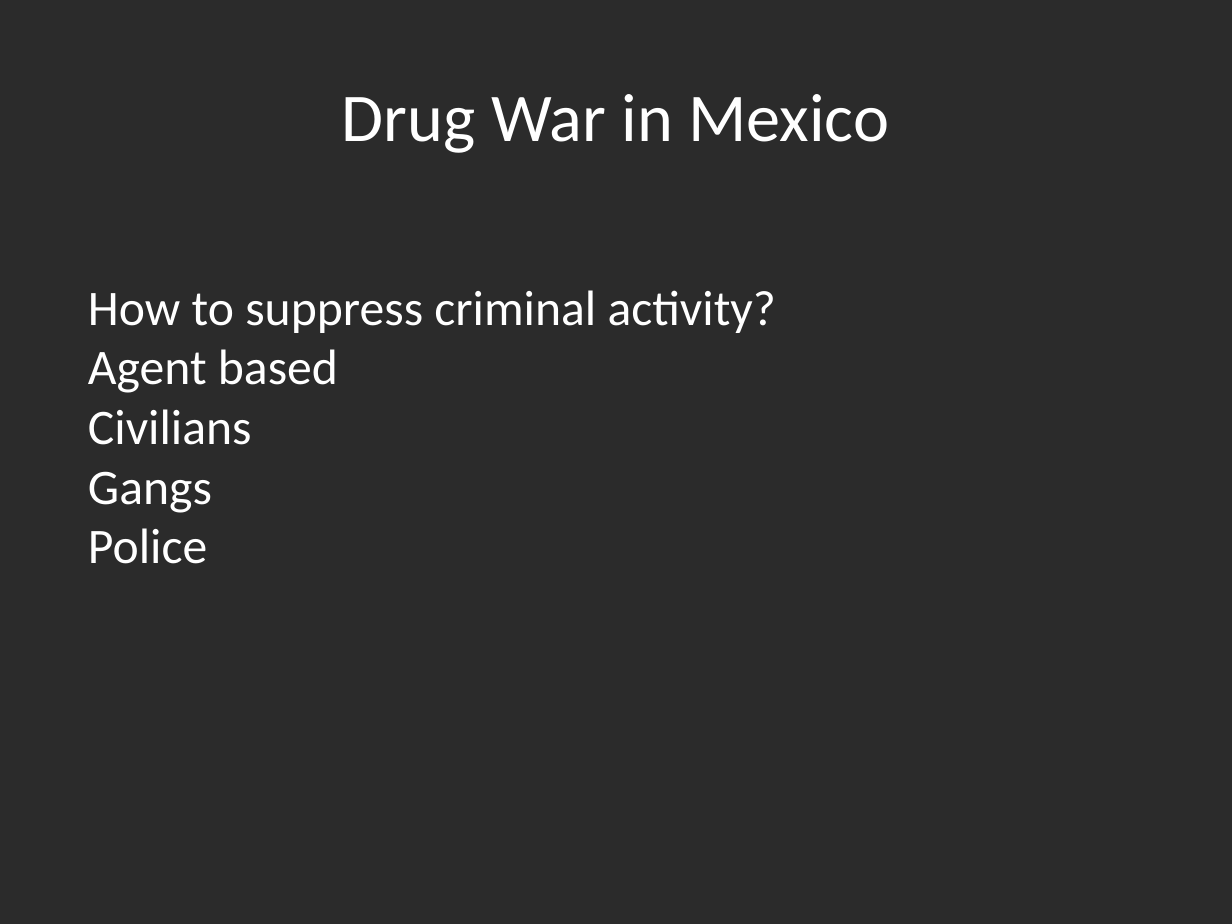
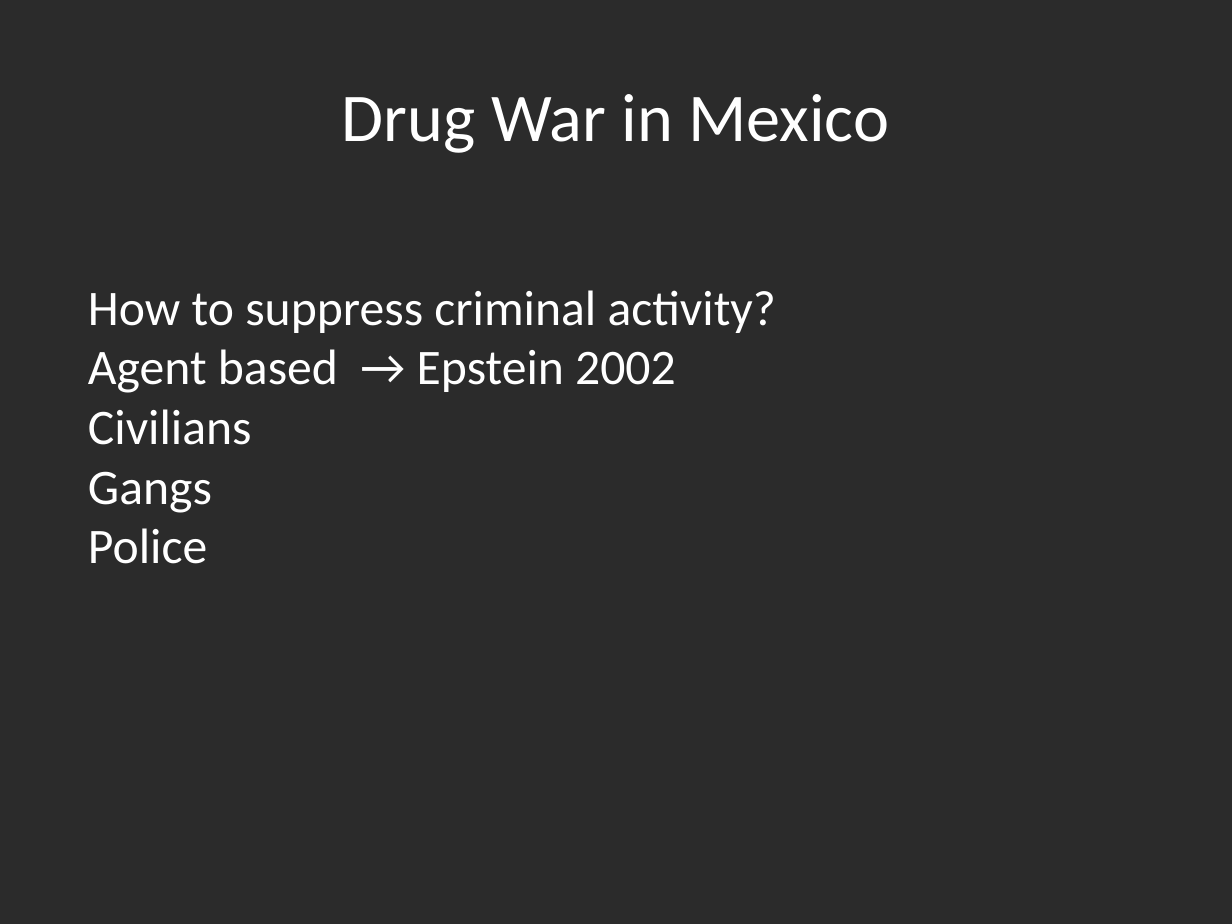
Before and after one commit to stefanow/civilViolence, a slide deck: slide 1 of flashtalk/FlashTalkSlide.odp. Drawn at 1232x924 pixels with LibreOffice and Linux fonts; fonts in the diff are those of the drawing; background and template pictures are left out; a plain dark background stands for a picture behind light text. Boxes give left, top, right and bottom in pixels: in the first picture for what was removed or moved away, otherwise in the second. Text is boxed around its words. In the diff, an @@ line names an element or a change of style, - is before the commit and + after.

Commit message:
Added reference to Epstein 2002 in the Flash Talk Slide

```diff
--- a/flashtalk/FlashTalkSlide.odp
+++ b/flashtalk/FlashTalkSlide.odp
@@ subtitle at box(88, 349, 676, 393): text changed @@
-Agent based
+Agent based → Epstein 2002
```
Also in this commit, not shown: 1 other file.
